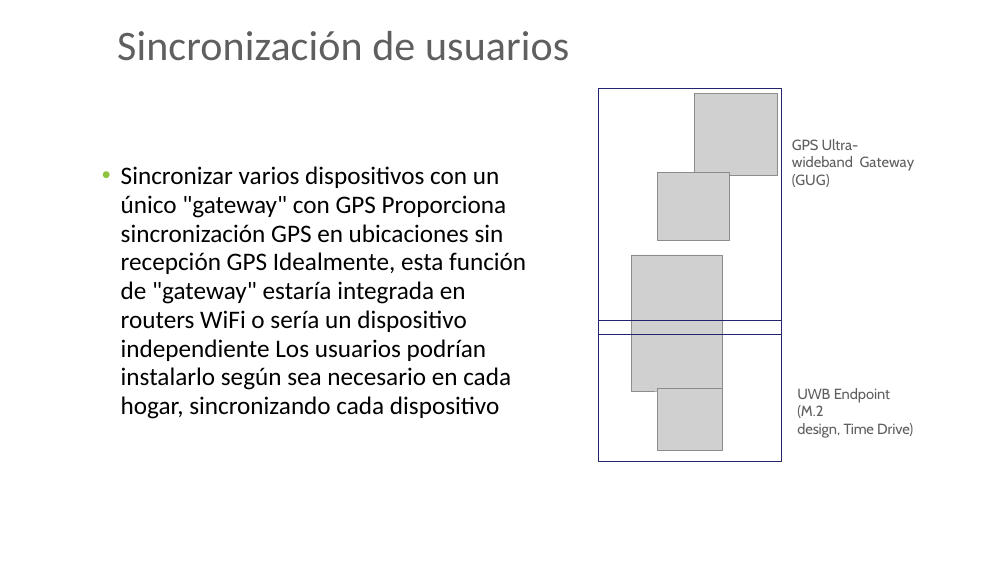
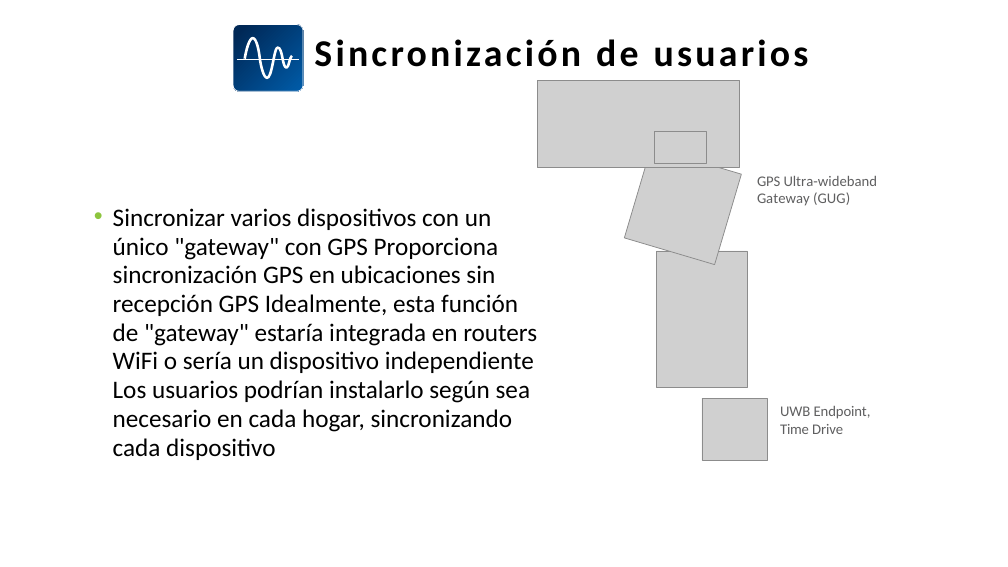
Before and after one commit to SiwaNetwork/QUANTUM, a slide deck: slide 7 of Time-Card/ДОКУМЕНТЫ/МАТЕРИАЛ СТАТЬИ/Синхронизация кейсы на испанском.pptx. Drawn at 1008x567 pixels with LibreOffice and Linux fonts; fonts in the diff are those of the drawing; grey boxes stand for pictures. Boxes give left, top, right and bottom in pixels: in the first picture for what was removed or moved away, otherwise in the second. Text is boxed around its words. In the diff, an @@ line names an element or a change of style, - is before the commit and + after.

```diff
--- a/Time-Card/ДОКУМЕНТЫ/МАТЕРИАЛ СТАТЬИ/Синхронизация кейсы на испанском.pptx
+++ b/Time-Card/ДОКУМЕНТЫ/МАТЕРИАЛ СТАТЬИ/Синхронизация кейсы на испанском.pptx
@@ freeform shape added at [233, 24, 303, 91], fill gradient #005CA9 to #002856, outline #FFFFFF 0.75 pt @@
@@ title "Sincronización de usuarios": place and size @@
-title "Sincronización de usuarios" at [117, 31, 569, 61]
+title "Sincronización de usuarios" at [314, 39, 809, 67]
@@ title "Sincronización de usuarios" at [314, 39, 809, 67]: size 40 to 36 pt, text colour #5F5F60 to #000000, letter spacing 0.1 to 3.1 pt, bold on @@
@@ freeform shape added at [237, 59, 299, 60], fill #FFFFFF @@
@@ freeform shape added at [243, 37, 293, 79], fill #FFFFFF @@
@@ picture added at [538, 80, 740, 167] @@
@@ freeform shape removed at [599, 88, 783, 462] @@
@@ picture removed at [695, 93, 778, 175] @@
@@ picture added at [624, 147, 742, 265] @@
@@ picture added at [654, 132, 707, 164] @@
@@ picture removed at [658, 172, 730, 240] @@
@@ text "GPS Ultra-wideband Gateway (GUG)": place and size @@
-text "GPS Ultra-wideband Gateway (GUG)" at [792, 139, 915, 187]
+text "GPS Ultra-wideband Gateway (GUG)" at [757, 176, 877, 206]
@@ text "GPS Ultra-wideband Gateway (GUG)" at [757, 176, 877, 206]: font Cabin to Calibri @@
@@ text "Sincronizar varios dispositivos con un ..." rewrapped from [121, 166, 526, 419] to [113, 208, 537, 460] @@
@@ picture: place and size @@
-picture at [632, 255, 723, 391]
+picture at [657, 251, 748, 387]
@@ picture: place and size @@
-picture at [657, 388, 722, 450]
+picture at [702, 399, 768, 461]
@@ text at [780, 406, 871, 434]: text changed; font Cabin to Calibri @@
-UWB Endpoint (M.2
-design, Time Drive)
+UWB Endpoint, Time Drive
```
Also in this commit, not shown: 12 other slides changed, 24 slides added, 8 slides removed, 4 other files.
